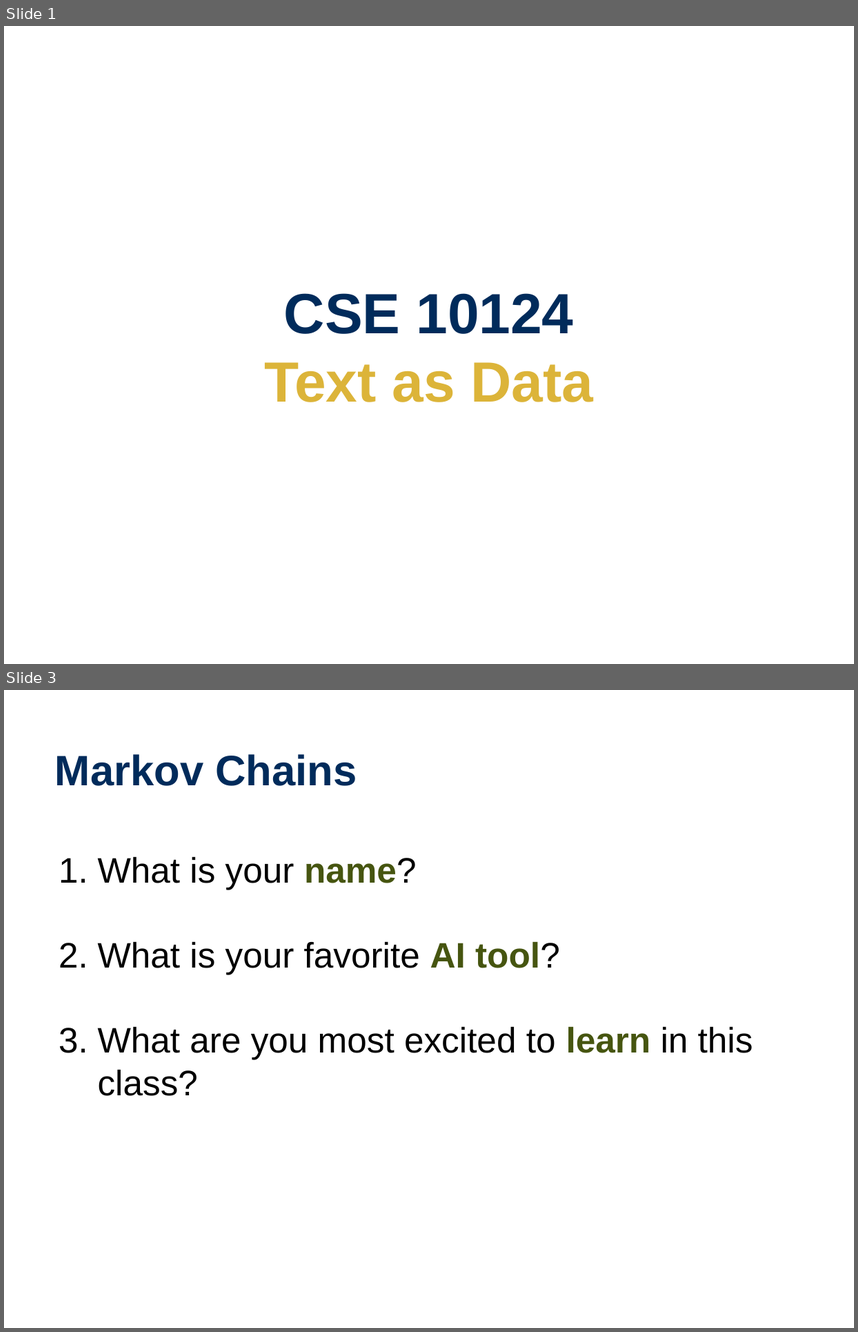
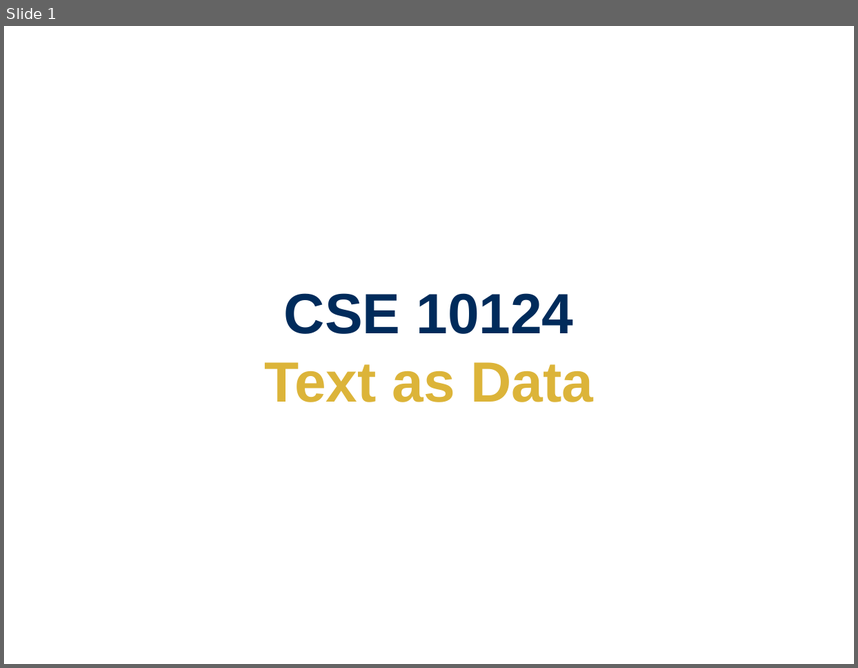
Before and after one commit to wtheisen/nd-cse-10124-lectures, a slide deck: Blank/Lecture_01_ Text_as_Data.pptx. Shown one above the other, each under a label of ours: slides 1 and 3 before the commit, slide 1 after it; the slides between them are not shown. The pictures are 858x1332 and 858x668 pixels, drawn with LibreOffice and Linux fonts; fonts in the diff are those of the drawing. Boxes give left, top, right and bottom in pixels: in the first picture for what was removed or moved away, otherwise in the second. Text is boxed around its words. In the diff, an @@ line names an element or a change of style, - is before the commit and + after.

```diff
--- a/Blank/Lecture_01_ Text_as_Data.pptx
+++ b/Blank/Lecture_01_ Text_as_Data.pptx
@@ slide 3 removed at [4, 690, 854, 1328], background #FFFFFF @@
@@ title removed at [55, 754, 357, 786] @@
-Markov Chains
@@ text removed at [98, 856, 753, 1096] @@
-1. What is your name?
-2. What is your favorite AI tool?
-3. What are you most excited to learn in this class?
```
Also in this commit, not shown: 4 slides changed, 25 slides added, 2 other slides removed, 3 other files.
